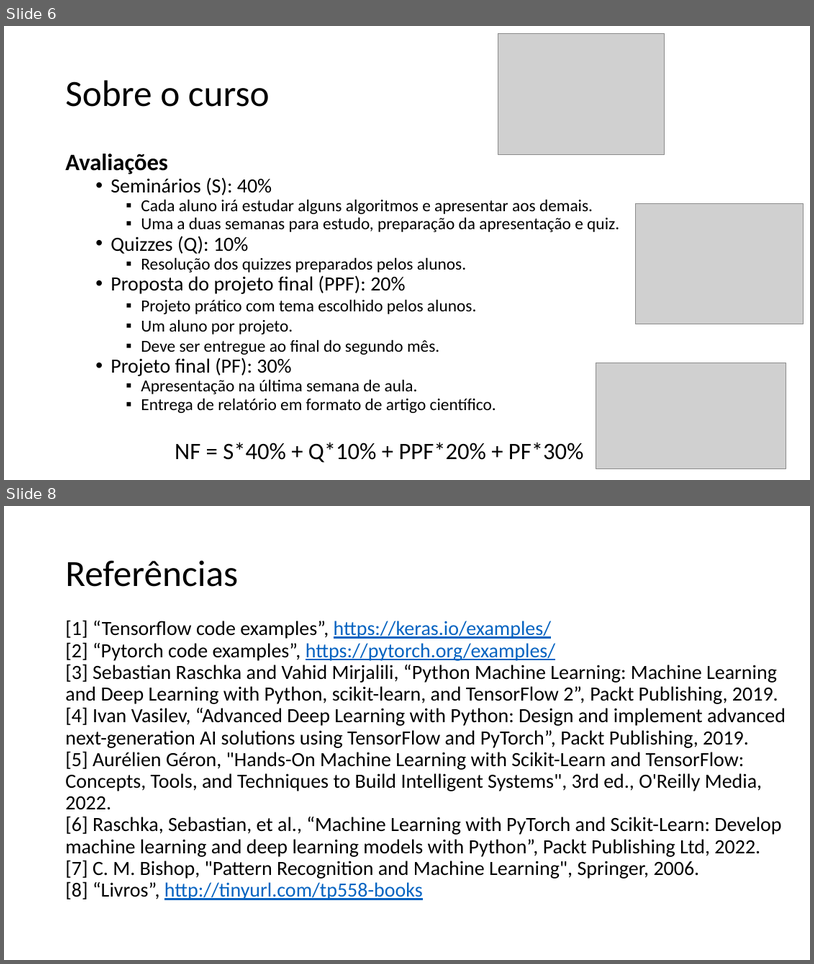
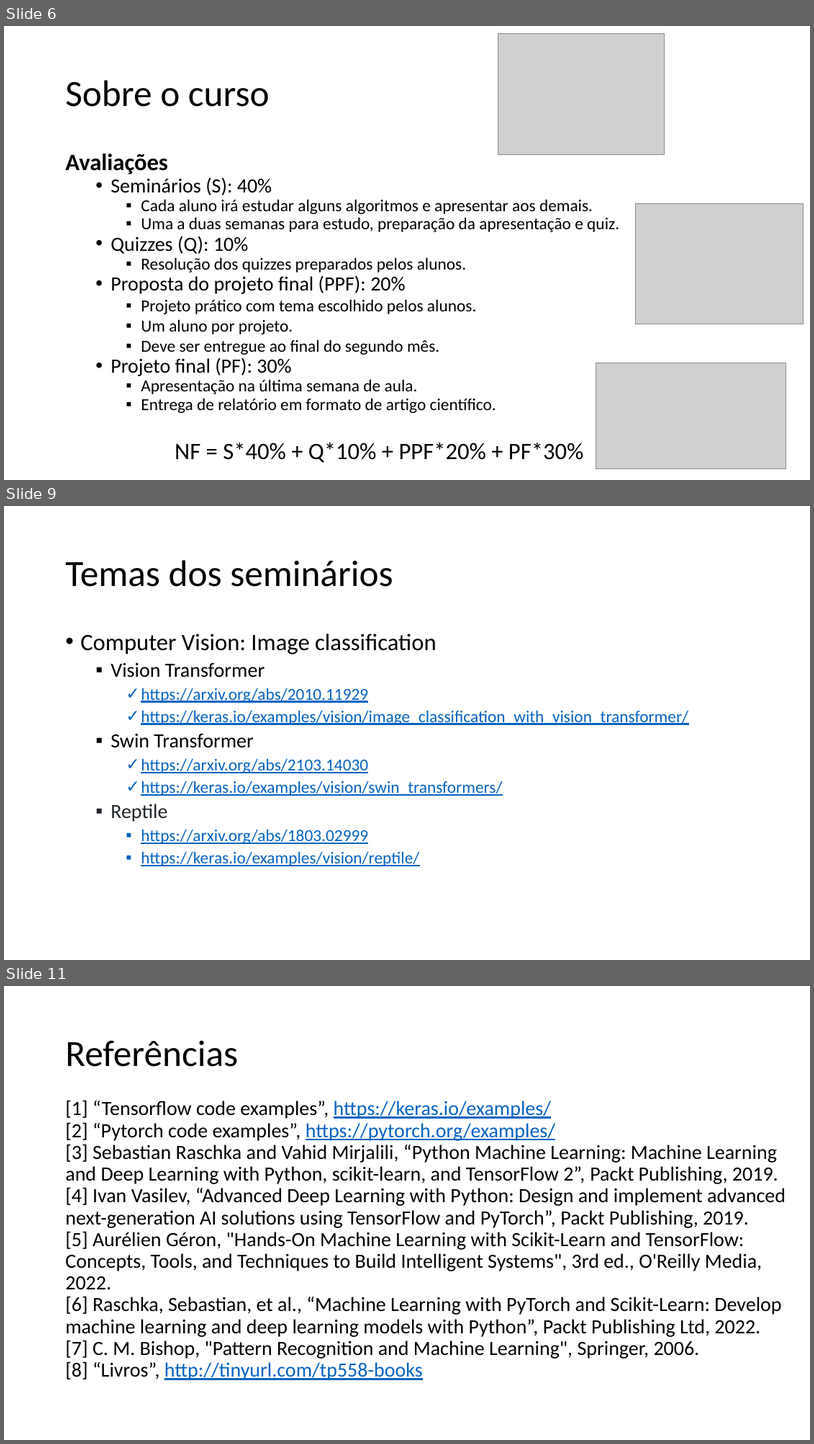
Before and after one commit to zz4fap/tp558-adv-ml, a slide deck: slides/TP558_1_Introdução_ao_curso.pptx. Shown one above the other, each under a label of ours: slides 6 and 8 before the commit, slides 6, 9 and 11 after it; the slides between them are not shown. The pictures are 814x964 and 814x1444 pixels, drawn with LibreOffice and Linux fonts; fonts in the diff are those of the drawing; grey boxes stand for pictures. Boxes give left, top, right and bottom in pixels: in the first picture for what was removed or moved away, otherwise in the second. Text is boxed around its words. In the diff, an @@ line names an element or a change of style, - is before the commit and + after.

```diff
--- a/slides/TP558_1_Introdução_ao_curso.pptx
+++ b/slides/TP558_1_Introdução_ao_curso.pptx
@@ slide 9 added at <box>4,506,810,960</box>, background #FFFFFF @@
@@ title added at <box>65,560,394,587</box>, 44 pt, text #000000 @@
+Temas dos seminários
@@ text added at <box>80,633,689,866</box>, 20 pt, text #0563C1, underline @@
+• Computer Vision: Image classification
+  ▪ Vision Transformer
+    ✓ https://arxiv.org/abs/2010.11929
+    ✓ https://keras.io/examples/vision/image_classification_with_vision_transformer/
+  ▪ Swin Transformer
+    ✓ https://arxiv.org/abs/2103.14030
+    ✓ https://keras.io/examples/vision/swin_transformers/
+  ▪ Reptile
+    ▪ https://arxiv.org/abs/1803.02999
+    ▪ https://keras.io/examples/vision/reptile/
@@ what was slide 8 is now slide 11 @@
```
Also in this commit, not shown: 1 slide changed, 2 other slides added, 1 slide removed, 1 other file.
